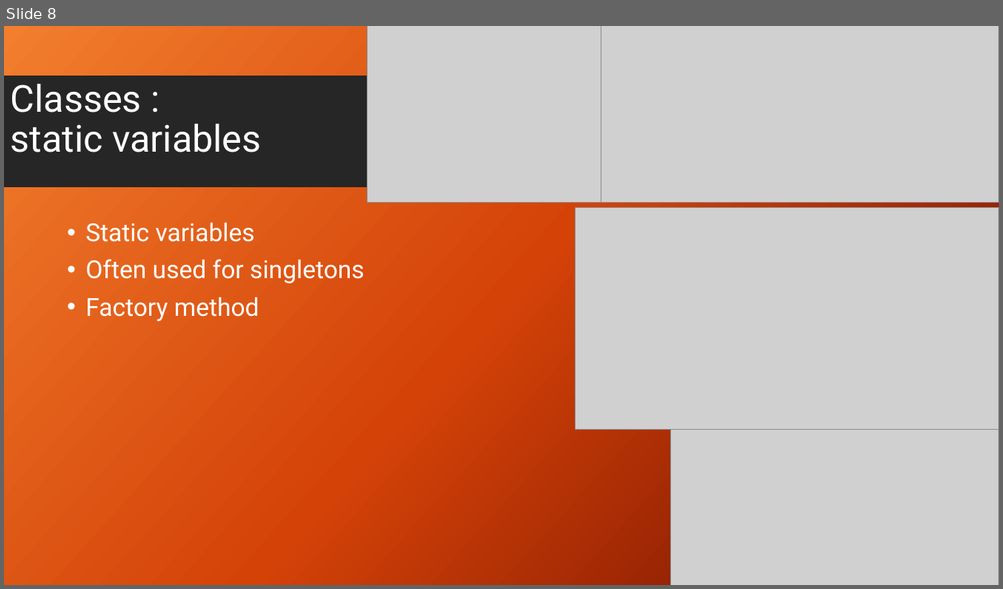
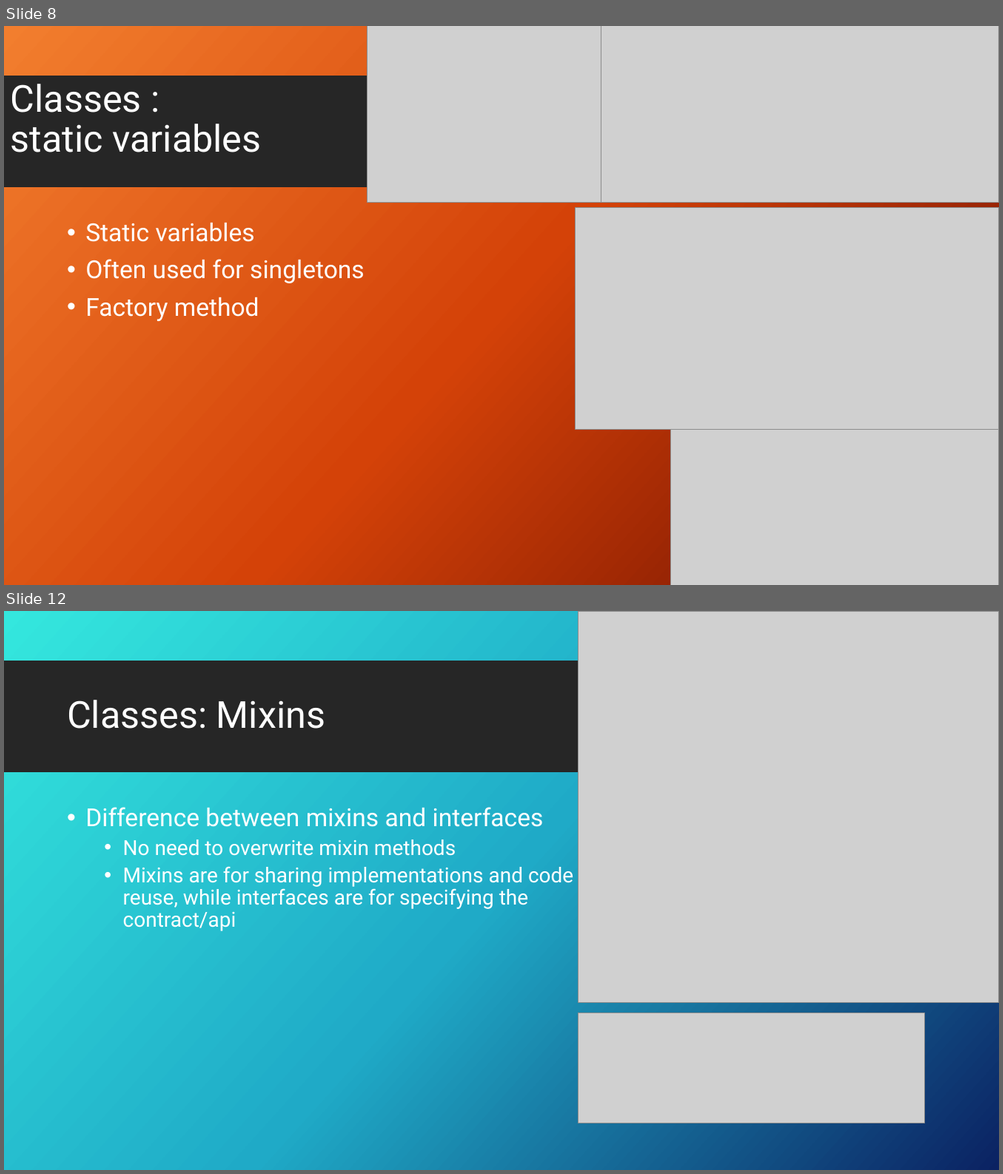
Before and after one commit to GDSC-ADEK/dart-flutter-course, a slide deck: week3/week3_slideshow.pptx. Shown one above the other, each under a label of ours: slide 8 before the commit, slides 8 and 12 after it; the slides between them are not shown. The pictures are 1003x589 and 1003x1174 pixels, drawn with LibreOffice and Linux fonts; fonts in the diff are those of the drawing; grey boxes stand for pictures; background and template pictures are left out. Boxes give left, top, right and bottom in pixels: in the first picture for what was removed or moved away, otherwise in the second. Text is boxed around its words. In the diff, an @@ line names an element or a change of style, - is before the commit and + after.

```diff
--- a/week3/week3_slideshow.pptx
+++ b/week3/week3_slideshow.pptx
@@ slide 12 added at [4, 611, 999, 1170], background picture (left out); not listed: 1 template element that a slide beside it also shows @@
@@ picture added at [578, 611, 999, 1002] @@
@@ rectangle added at [868, 661, 999, 773], fill #39CDE7 @@
@@ title added at [67, 700, 325, 729], 36 pt, text #FFFFFF @@
+Classes: Mixins
@@ text added at [85, 807, 573, 931], 20 pt, text #FFFFFF @@
+• Difference between mixins and interfaces
+  • No need to overwrite mixin methods
+  • Mixins are for sharing implementations and code reuse, while interfaces are for specifying the contract/api
@@ picture added at [578, 1013, 924, 1124] @@
```
Also in this commit, not shown: 1 slide changed, 5 other slides added, 3 other files.
